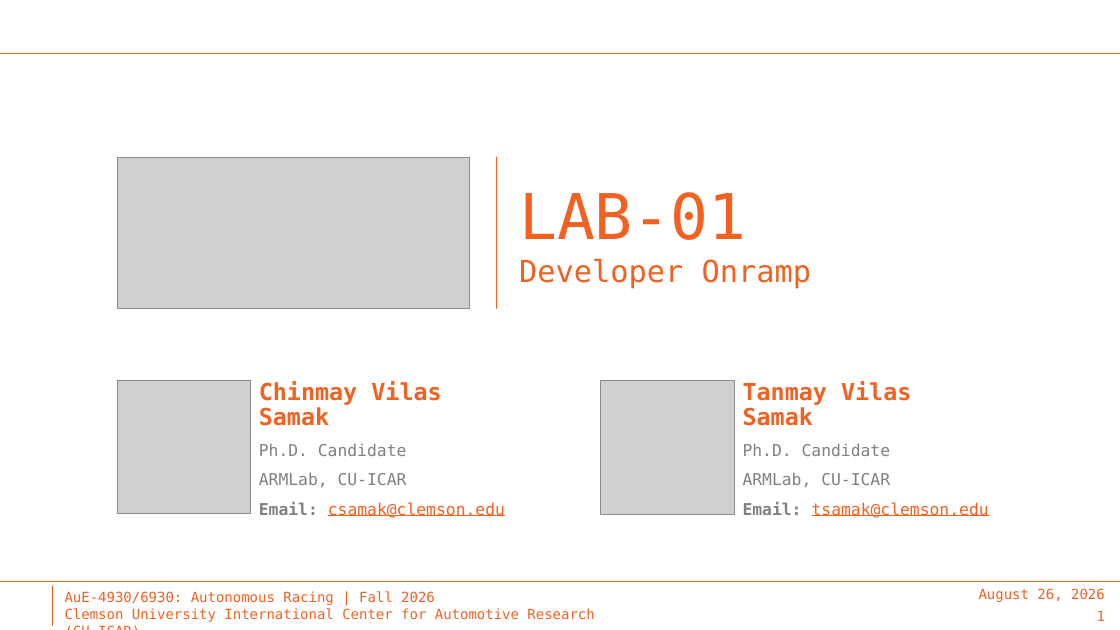
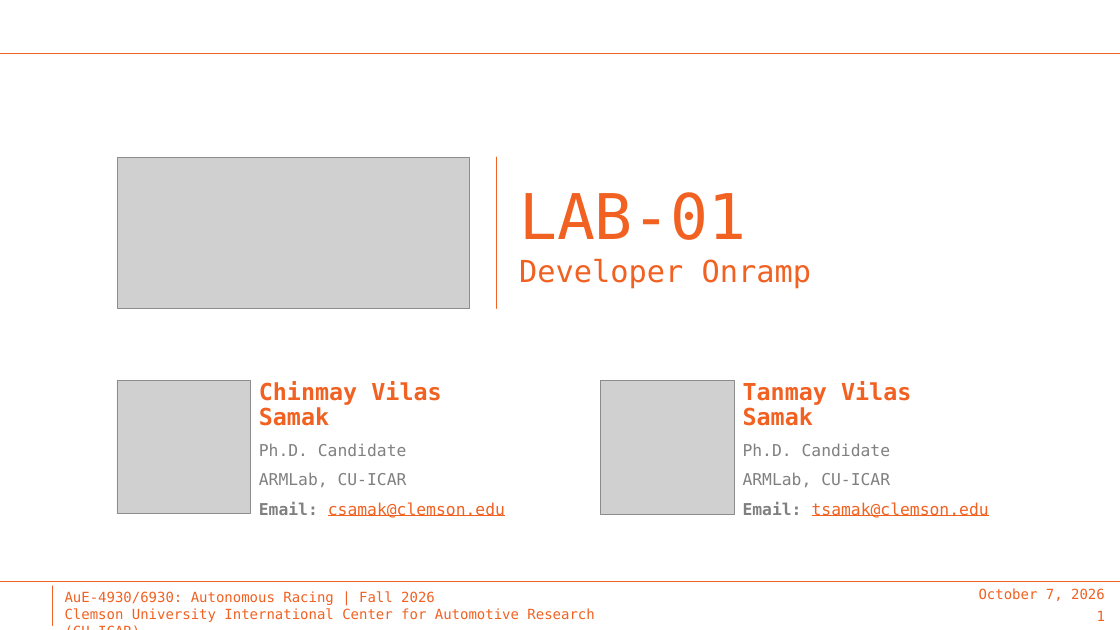
Before and after one commit to Tinker-Twins/AuE-X930-Autonomous-Racing, a slide deck: slide 1 of LAB-01 Developer Onramp/Lab-01.pptx. Drawn at 1120x630 pixels with LibreOffice and Linux fonts; fonts in the diff are those of the drawing; grey boxes stand for pictures; background and template pictures are left out. Boxes give left, top, right and bottom in pixels: in the first picture for what was removed or moved away, otherwise in the second. Text is boxed around its words. In the diff, an @@ line names an element or a change of style, - is before the commit and + after.

```diff
--- a/LAB-01 Developer Onramp/Lab-01.pptx
+++ b/LAB-01 Developer Onramp/Lab-01.pptx
@@ text at bbox=[979, 588, 1105, 601]: text changed @@
-August 26, 2026
+October 7, 2026
```
Also in this commit, not shown: 8 other slides changed.
